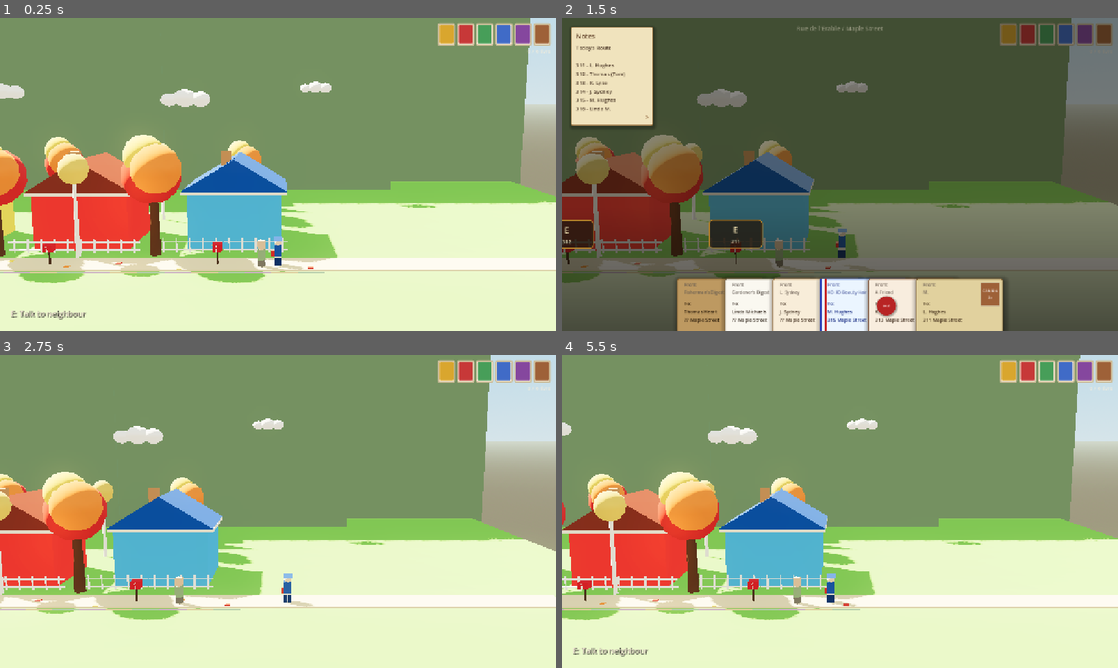
Above: before the commit, frames 1-4 (two rows, left to right).
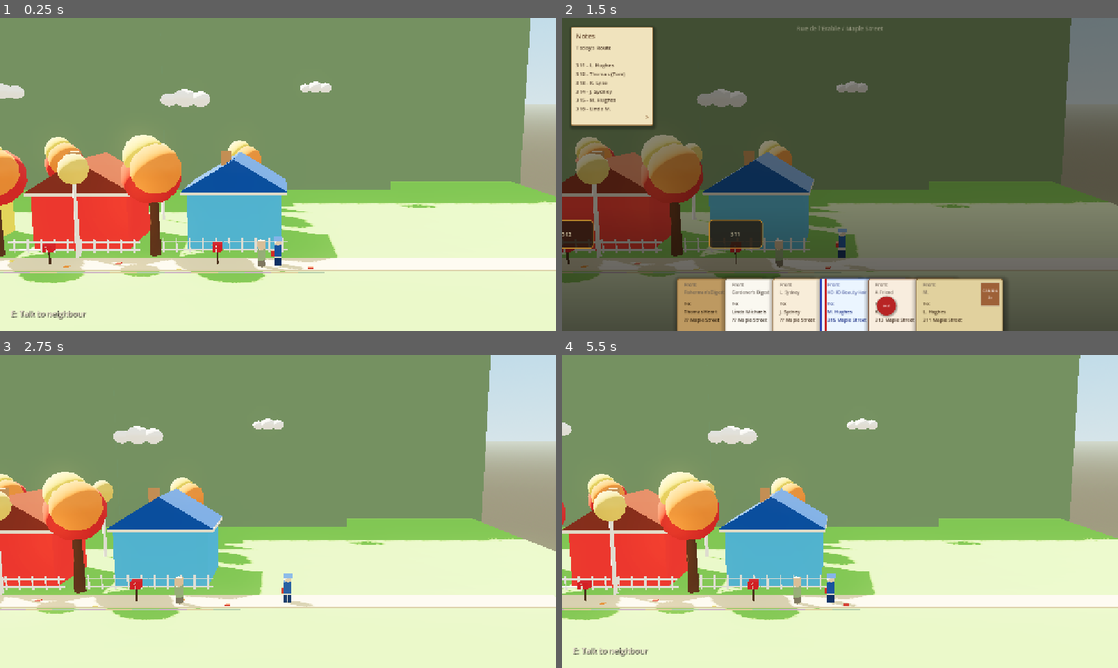
Above: after the commit, the same moments.

Repository: mariam-arab/Mailman
Game: Godot game, scene res://scenes/levels/neighborhood_01.tscn
The game is run twice, just before and just after one commit, with the same random seed, the same clock (stepped at 60 frames per second) and the same inputs.
Inputs (mouse positions are in pixels of both pictures, inside the frame that each line leads up to):
- Up to frame 1 (0.25 s): no input
- Up to frame 2 (1.5 s): tap Enter at 0.5 s; move the mouse to (962, 158) at 0.52 s; hold D (move_right) 0.53-1.25 s; hold Tab (inspect_mail) 0.53-1.25 s; click (962, 158) at 0.67 s; tap Space (jump) at 0.77 s; drag from (728, 190) to (812, 237) at 1.27 s
- Up to frame 3 (2.75 s): move the mouse to (333, 442) at 2.02 s; hold D (move_right) from 2.03 s (still down); hold Tab (inspect_mail) from 2.03 s (still down); click (333, 442) at 2.17 s
- Up to frame 4 (5.5 s): release D (move_right) at 2.75 s; release Tab (inspect_mail) at 2.75 s; drag from (812, 574) to (673, 464) at 2.77 s; move the mouse to (1006, 558) at 3.52 s; hold A (move_left) 3.53-4.25 s; hold Tab (inspect_mail) 3.53-4.25 s; click (1006, 558) at 3.67 s; tap Space (jump) at 3.77 s; drag from (673, 464) to (756, 433) at 4.27 s; move the mouse to (867, 511) at 5.02 s; hold A (move_left) from 5.03 s (still down); hold Tab (inspect_mail) from 5.03 s (still down); click (867, 511) at 5.17 s

The runs differ from the first frame. In frame 1, 1.3% of the frame differs, in the area x 78-99%, y 1-12%; in frame 2, 1.2%; in frame 3, 1.3%; in frame 4, 1.3%.

Commit message:
remove element from hud

Diff:
--- a/scenes/ui/hud.tscn
+++ b/scenes/ui/hud.tscn
@@ -42,30 +42,6 @@
 [node name="HUD" type="CanvasLayer"]
 script = ExtResource("1_hud")
 
-[node name="StampRow" type="HBoxContainer" parent="."]
-anchors_preset = 1
-anchor_left = 1.0
-anchor_right = 1.0
-offset_left = -284.0
-offset_top = 12.0
-offset_right = -12.0
-offset_bottom = 64.0
-grow_horizontal = 0
-alignment = 2
-theme_override_constants/separation = 4
-
-[node name="StampCounter" type="Label" parent="."]
-anchors_preset = 1
-anchor_left = 1.0
-anchor_right = 1.0
-offset_left = -200.0
-offset_top = 68.0
-offset_right = -12.0
-offset_bottom = 86.0
-text = ""
-horizontal_alignment = 2
-theme_override_font_sizes/font_size = 12
-theme_override_colors/font_color = Color(0.97, 0.93, 0.85, 0.80)
 
 [node name="PromptLabel" type="Label" parent="."]
 anchors_preset = 2
--- a/scripts/ui/hud.gd
+++ b/scripts/ui/hud.gd
@@ -4,8 +4,6 @@
 ## Click an envelope to pull it up into the workspace (max 2 at once).
 ## Drag any envelope onto a mailbox slot to deliver. Right-click to flip.
 
-@onready var stamp_row:        HBoxContainer = $StampRow
-@onready var stamp_counter:    Label         = $StampCounter
 @onready var prompt_label:     Label         = $PromptLabel
 @onready var inspection:       Control       = $Inspection
 @onready var envelopes_layer:  Control       = $Inspection/EnvelopesLayer
@@ -98,7 +96,6 @@
 var _dialogue_idx: int         = 0
 var _nearby_interactable       = null
 var _cards: Array              = []
-var _delivered_count: int      = 0
 
 const MAX_PULLED                := 2
 const DRAG_THRESHOLD            := 8.0
@@ -140,7 +137,6 @@
 	summary.visible        = false
 	dialogue_panel.visible = false
 	prompt_label.text      = ""
-	stamp_counter.text     = ""
 	GameState.day_started.connect(_on_day_started)
 	GameState.day_ended.connect(_on_day_ended)
 	GameState.letter_delivered.connect(_on_letter_delivered)
@@ -777,25 +773,14 @@
 	p.set_meta("sty_idle", sty_idle)
 	p.set_meta("sty_hot",  sty_hot)
 
-	var icon := Label.new()
-	icon.text                 = "E"
-	icon.horizontal_alignment = HORIZONTAL_ALIGNMENT_CENTER
-	icon.set_anchors_and_offsets_preset(Control.PRESET_TOP_WIDE)
-	icon.offset_top    = 8
-	icon.offset_bottom = 40
-	icon.add_theme_font_size_override("font_size", 20)
-	icon.add_theme_color_override("font_color", Color(0.88, 0.82, 0.65, 1))
-
 	var lbl := Label.new()
 	lbl.text                 = house_lbl
 	lbl.horizontal_alignment = HORIZONTAL_ALIGNMENT_CENTER
-	lbl.set_anchors_and_offsets_preset(Control.PRESET_BOTTOM_WIDE)
-	lbl.offset_top    = -24
-	lbl.offset_bottom = -5
-	lbl.add_theme_font_size_override("font_size", 11)
+	lbl.vertical_alignment   = VERTICAL_ALIGNMENT_CENTER
+	lbl.set_anchors_and_offsets_preset(Control.PRESET_FULL_RECT)
+	lbl.add_theme_font_size_override("font_size", 13)
 	lbl.add_theme_color_override("font_color", Color(0.88, 0.84, 0.70, 1))
 
-	p.add_child(icon)
 	p.add_child(lbl)
 	return p
 
@@ -1007,26 +992,12 @@
 	pass
 
 
-func _on_day_started(_day: int, letters: Array) -> void:
-	for child in stamp_row.get_children():
-		child.queue_free()
-	_delivered_count = 0
-	for letter in letters:
-		stamp_row.add_child(_make_stamp_slot(letter))
-	_update_stamp_counter(letters.size())
-
-
-func _on_letter_delivered(_letter, _house_id: String, was_correct: bool) -> void:
-	_delivered_count += 1
-	for slot in stamp_row.get_children():
-		if slot.get_meta("delivered", false) == false:
-			slot.set_meta("delivered", true)
-			var mark: Label = slot.get_meta("mark_label")
-			mark.text = "v" if was_correct else "x"
-			mark.add_theme_color_override("font_color",
-				Color(1, 1, 1, 0.95) if was_correct else Color(1, 0.9, 0.4, 0.9))
-			break
-	_update_stamp_counter(stamp_row.get_child_count())
+func _on_day_started(_day: int, _letters: Array) -> void:
+	pass
+
+
+func _on_letter_delivered(_letter, _house_id: String, _was_correct: bool) -> void:
+	pass
 
 
 func _on_day_ended(day: int, results: Array) -> void:
@@ -1042,56 +1013,3 @@
 	_showing_inspection = false
 	if _player and _player.has_method("set_input_active"):
 		_player.set_input_active(false)
-
-
-# -- stamp slot ----------------------------------------------------------------
-
-func _make_stamp_slot(letter = null) -> Control:
-	var theme_id := _letter_theme(letter) if letter != null else 0
-	var td: Dictionary = THEME_DATA[theme_id]
-
-	const OW := 40.0
-	const OH := 50.0
-
-	var outer := Control.new()
-	outer.custom_minimum_size = Vector2(OW, OH)
-
-	var p_outer := Panel.new()
-	p_outer.set_anchors_and_offsets_preset(Control.PRESET_FULL_RECT)
-	p_outer.mouse_filter = Control.MOUSE_FILTER_IGNORE
-	var sty_o := StyleBoxFlat.new()
-	sty_o.bg_color     = Color(0.97, 0.93, 0.85, 1)
-	sty_o.border_color = Color(0.80, 0.74, 0.60, 1)
-	sty_o.set_border_width_all(3)
-	sty_o.set_corner_radius_all(3)
-	p_outer.add_theme_stylebox_override("panel", sty_o)
-
-	var p_inner := Panel.new()
-	p_inner.position     = Vector2(4, 4)
-	p_inner.size         = Vector2(OW - 8.0, OH - 8.0)
-	p_inner.mouse_filter = Control.MOUSE_FILTER_IGNORE
-	var sty_i := StyleBoxFlat.new()
-	sty_i.bg_color = td["tracker"]
-	sty_i.set_corner_radius_all(2)
-	p_inner.add_theme_stylebox_override("panel", sty_i)
-
-	var mark := Label.new()
-	mark.name                 = "Mark"
-	mark.text                 = ""
-	mark.horizontal_alignment = HORIZONTAL_ALIGNMENT_CENTER
-	mark.vertical_alignment   = VERTICAL_ALIGNMENT_CENTER
-	mark.set_anchors_and_offsets_preset(Control.PRESET_FULL_RECT)
-	mark.mouse_filter         = Control.MOUSE_FILTER_IGNORE
-	mark.add_theme_font_size_override("font_size", 20)
-	mark.add_theme_color_override("font_color", Color(1, 1, 1, 0.95))
-
-	p_inner.add_child(mark)
-	outer.add_child(p_outer)
-	outer.add_child(p_inner)
-	outer.set_meta("delivered",  false)
-	outer.set_meta("mark_label", mark)
-	return outer
-
-
-func _update_stamp_counter(total: int) -> void:
-	stamp_counter.text = "%d / %d livre" % [_delivered_count, total]
